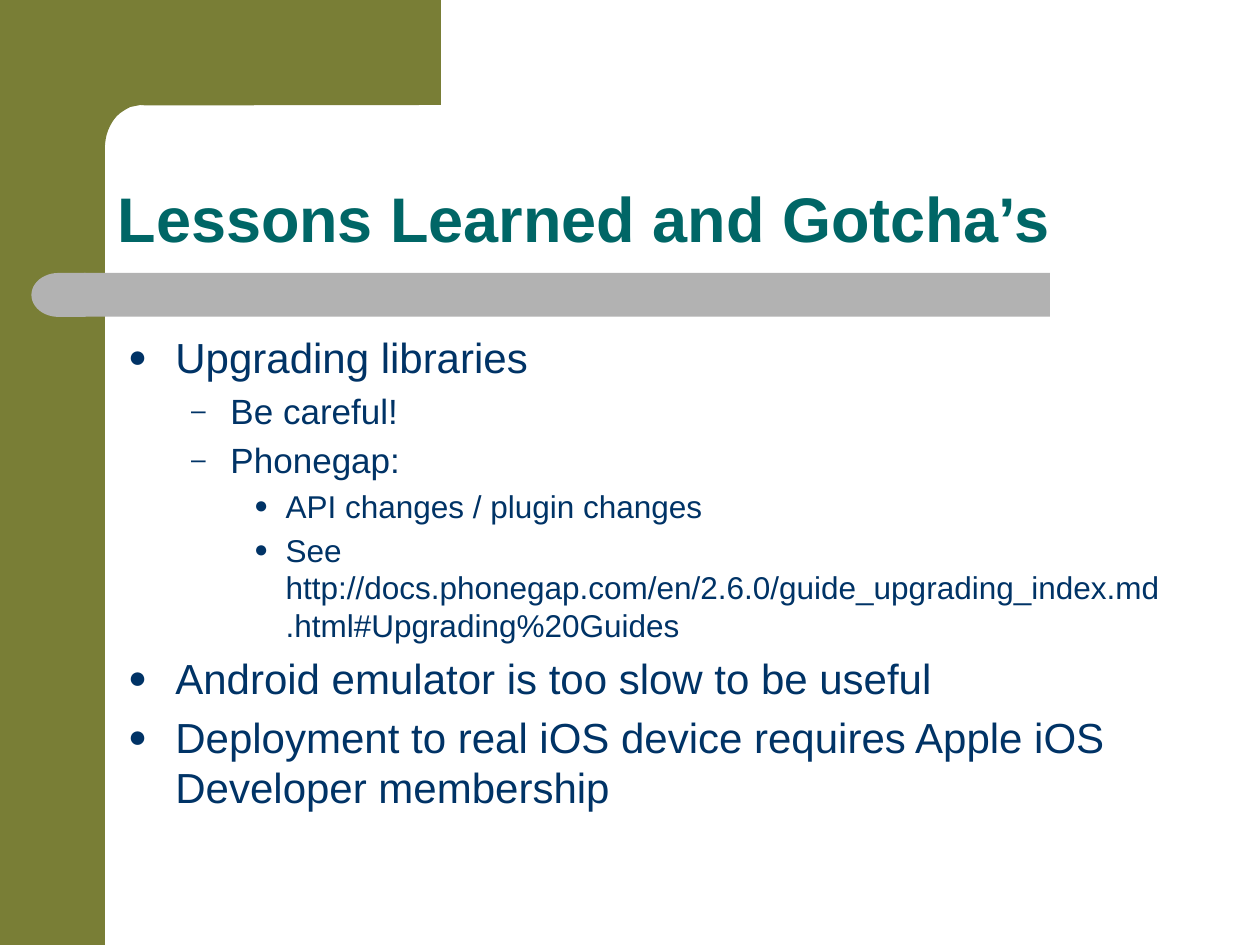
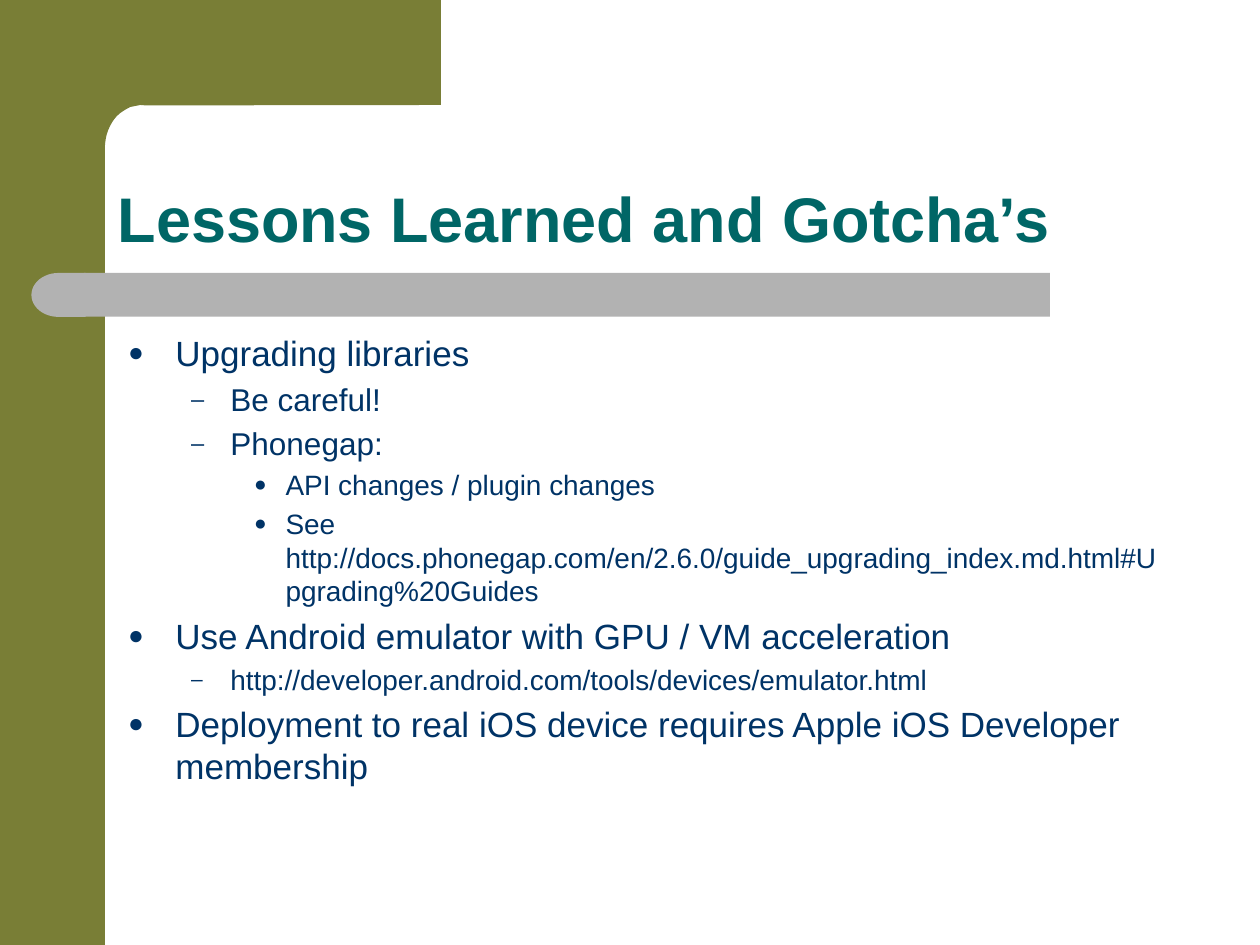
Before and after one commit to jkwuc89/RealPhonegapApp, a slide deck: slide 15 of RealWorldMobileAppDevelopment.pptx. Drawn at 1260x945 pixels with LibreOffice and Linux fonts; fonts in the diff are those of the drawing; background and template pictures are left out. Boxes give left, top, right and bottom in pixels: in the first picture for what was removed or moved away, otherwise in the second. Text is boxed around its words. In the diff, an @@ line names an element or a change of style, - is before the commit and + after.

```diff
--- a/RealWorldMobileAppDevelopment.pptx
+++ b/RealWorldMobileAppDevelopment.pptx
@@ text at [175, 340, 1156, 786]: size 24 to 20 pt in "Upgrading libraries", "Deployment to real iOS device requires Apple ..."; size 20 to 18 pt in "Be careful!", "Phonegap:"; size 18 to 16 pt in "API changes / plugin changes", "See http://docs.phonegap.com/en/2.6.0/guide_upgrading_index. ..." @@
@@ text at [175, 623, 950, 695]: text changed; size 24 to 16 pt @@
-● Android emulator is too slow to be useful
+● Use Android emulator with GPU / VM acceleration
+  – http://developer.android.com/tools/devices/emulator.html
```
Also in this commit, not shown: 3 other slides changed.
